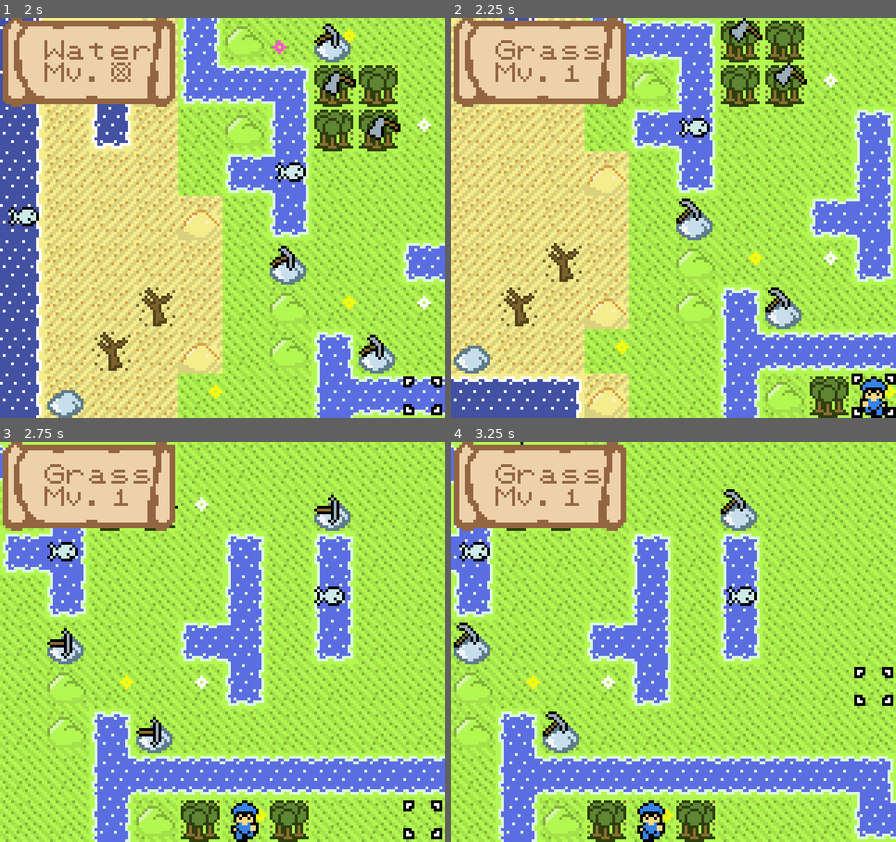
Above: before the commit, frames 1-4 (two rows, left to right).
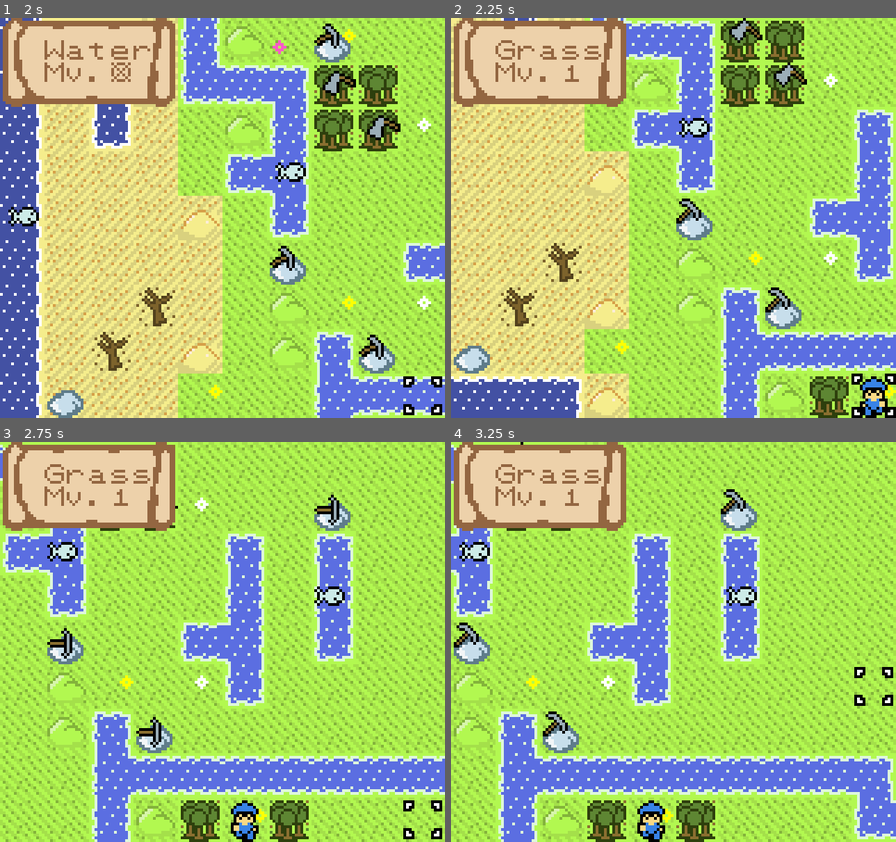
Above: after the commit, the same moments.

Repository: SummonerL/GuildBuilders
Game: Godot game, scene res://Scenes/Overworld/Overworld_Scene.tscn
Same seed, same stepped clock (60 frames per second), same inputs: the game is played once before the commit and once after it.
Inputs:
- Up to frame 1 (2 s): tap Enter (ui_accept) at 0.5, 0.77, 1.52 s; hold Right (ui_right) 0.53-1.28 s; hold Down (ui_down) from 1.28 s (still down)
- Up to frame 2 (2.25 s): release Down (ui_down) at 2.03 s; hold Right (ui_right) from 2.03 s (still down)
- Up to frame 3 (2.75 s): keep holding Right (ui_right)
- Up to frame 4 (3.25 s): release Right (ui_right) at 2.78 s; hold Up (ui_up) from 2.78 s (still down); tap Enter (ui_accept) at 3.02 s

Frame 1 is identical in both runs. In frame 2, less than 0.1% of the frame differs, in the area x 91-99%, y 95-100%; in frame 3, less than 0.1%; in frame 4, less than 0.1%.

Commit message:
added 12pm music

Diff:
--- a/Entities/Player/Cursor.tscn
+++ b/Entities/Player/Cursor.tscn
@@ -28,3 +28,4 @@
 
 [node name="Cursor_Move_Sound" type="AudioStreamPlayer" parent="."]
 stream = ExtResource( 5 )
+volume_db = -10.0
--- a/Entities/Player/Units/Angler_Female.tscn
+++ b/Entities/Player/Units/Angler_Female.tscn
@@ -18,6 +18,7 @@
 
 [node name="Angler_Female_Sprite" type="AnimatedSprite" parent="."]
 frames = SubResource( 1 )
+frame = 1
 speed_scale = 0.5
 playing = true
 centered = false
--- a/Entities/Player/Units/Angler_Male.tscn
+++ b/Entities/Player/Units/Angler_Male.tscn
@@ -18,7 +18,6 @@
 
 [node name="Angler_Male_Sprite" type="AnimatedSprite" parent="."]
 frames = SubResource( 1 )
-frame = 1
 speed_scale = 0.5
 playing = true
 centered = false
--- a/Scenes/Overworld/Overworld_Scene.gd
+++ b/Scenes/Overworld/Overworld_Scene.gd
@@ -17,6 +17,10 @@
 onready var camera_scn = preload("res://Entities/Camera/Camera.tscn")
 onready var hud_scn = preload("res://Entities/HUD/Dialogue.tscn")
 onready var hud_tile_info_scn = preload("res://Entities/HUD/Tile_Info.tscn")
+
+
+# game music
+onready var twelve_pm_loop = get_node("12PM_Loop")
 
 # game instances
 var cursor
@@ -42,9 +46,17 @@
 	# lights, camera, action!
 	camera.turnOn()
 
+	# start looping our '12PM' track
+	twelve_pm_loop.connect("finished", self, "loop_audio", [twelve_pm_loop])
+	twelve_pm_loop.play()
+
 # Called when the node enters the scene tree for the first time.
 func _ready():
 	gameInit()
+
+# used to loop the current background music
+func loop_audio(track):
+	track.play()
 
 # temporarily use to text dialogue system
 func _input(event):
--- a/Scenes/Overworld/Overworld_Scene.tscn
+++ b/Scenes/Overworld/Overworld_Scene.tscn
@@ -1,8 +1,9 @@
-[gd_scene load_steps=4 format=2]
+[gd_scene load_steps=5 format=2]
 
 [ext_resource path="res://Scenes/Overworld/Assets/TileSets/Map_TS.tres" type="TileSet" id=1]
 [ext_resource path="res://Scenes/Overworld/Overworld_Scene.gd" type="Script" id=2]
 [ext_resource path="res://Scenes/Overworld/Tileset_Props.gd" type="Script" id=3]
+[ext_resource path="res://Music/12PM_Loop.wav" type="AudioStream" id=4]
 
 [node name="Overworld_Scene" type="Node2D"]
 script = ExtResource( 2 )
@@ -30,3 +31,7 @@
 cell_size = Vector2( 16, 16 )
 format = 1
 tile_data = PoolIntArray( 65544, 15, 0, 131080, 16, 0, 196617, 16, 0, 196621, 15, 0, 262151, 14, 0, 327681, 14, 0, 327693, 14, 0, 393223, 15, 0, 524297, 15, 0 )
+
+[node name="12PM_Loop" type="AudioStreamPlayer" parent="."]
+stream = ExtResource( 4 )
+volume_db = -5.0
Not shown, added: Music/12PM_Loop.wav.import
Not shown, added: Music/12PM_Loop.wav
